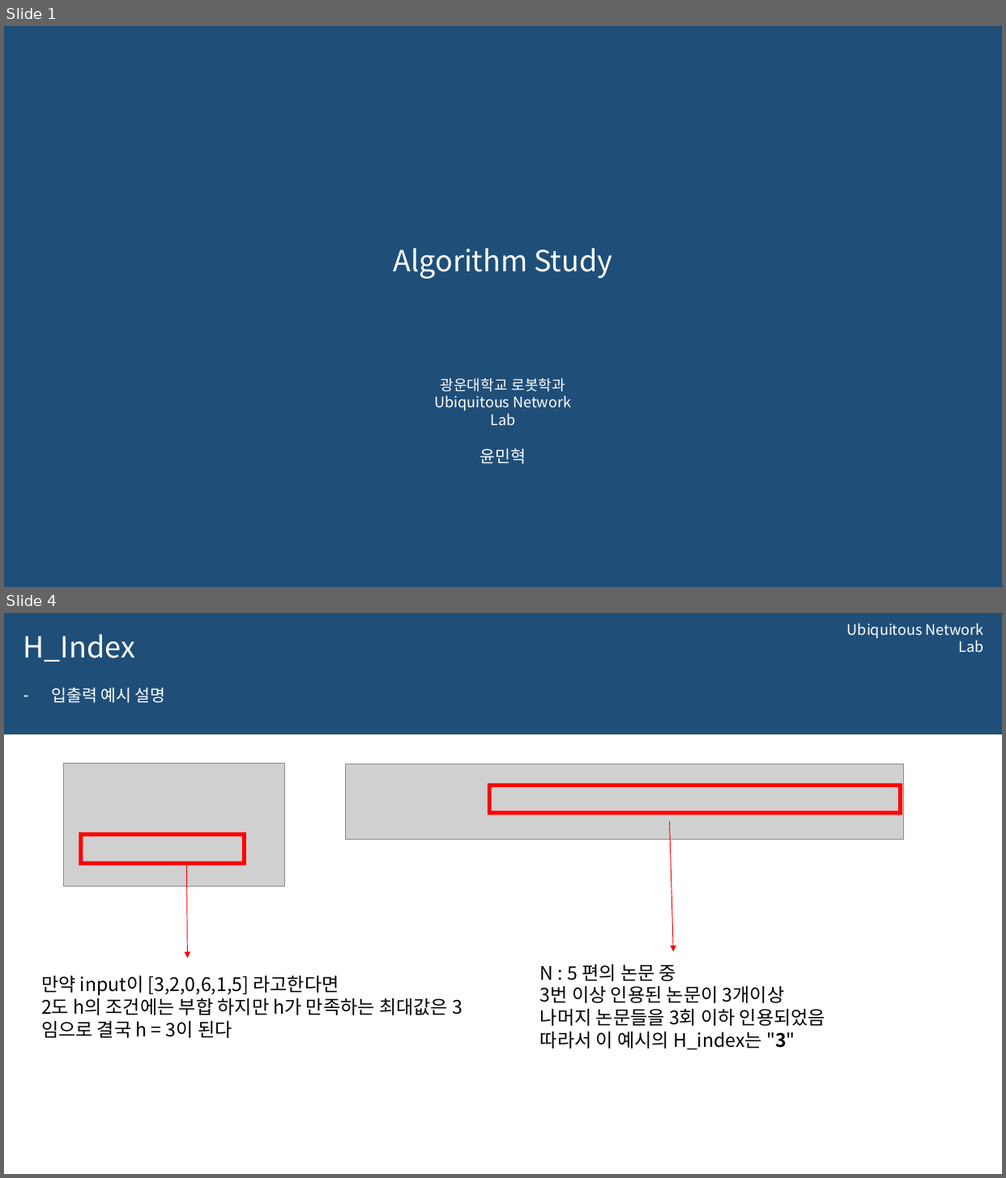
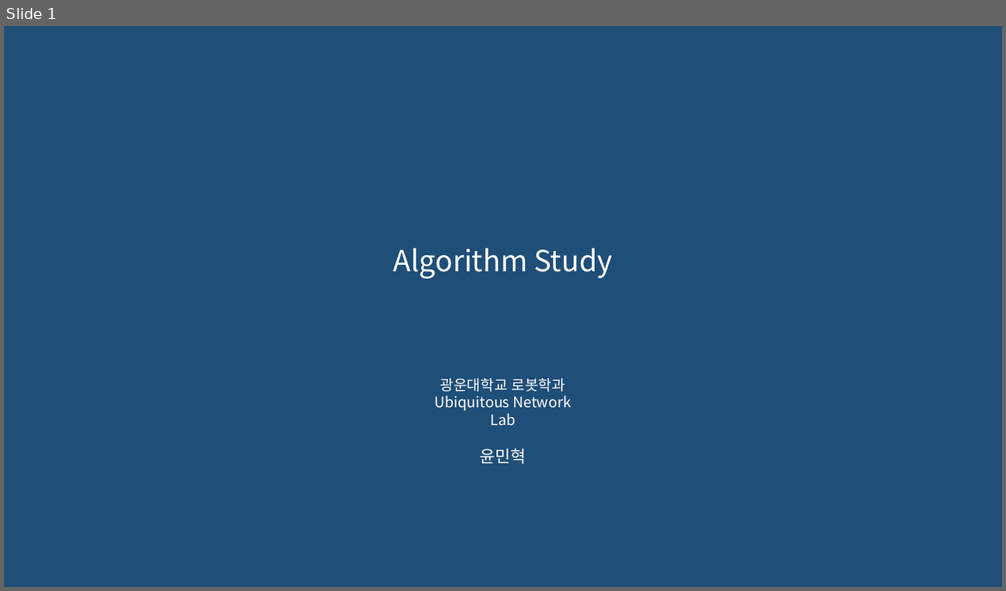
Before and after one commit to 0913ktg/Algorithm_Study, a slide deck: week_3/ppt/MinhyeokYun.pptx. Shown one above the other, each under a label of ours: slides 1 and 4 before the commit, slide 1 after it; the slides between them are not shown. The pictures are 1006x1178 and 1006x591 pixels, drawn with LibreOffice and Linux fonts; fonts in the diff are those of the drawing; grey boxes stand for pictures; background and template pictures are left out. Boxes give left, top, right and bottom in pixels: in the first picture for what was removed or moved away, otherwise in the second. Text is boxed around its words. In the diff, an @@ line names an element or a change of style, - is before the commit and + after.

```diff
--- a/week_3/ppt/MinhyeokYun.pptx
+++ b/week_3/ppt/MinhyeokYun.pptx
@@ slide 4 removed at (4,613,1002,1174), background #FFFFFF @@
@@ rectangle removed at (4,613,1002,735) @@
@@ title removed at (23,634,135,662) @@
-H_Index
@@ text removed at (847,623,984,652) @@
-Ubiquitous Network Lab
@@ text removed at (51,688,166,703) @@
-– 입출력 예시 설명
@@ picture removed at (63,764,285,886) @@
@@ picture removed at (345,764,904,840) @@
@@ frame removed at (488,784,902,815) @@
@@ arrow removed from (670, 822) to (673, 952) @@
@@ frame removed at (79,833,246,865) @@
@@ arrow removed from (187, 866) to (187, 958) @@
@@ text removed at (41,976,448,1038) @@
-만약 input이 [3,2,0,6,1,5] 라고한다면
-2도 h의 조건에는 부합 하지만 h가 만족하는 최대값은 3임으로 결국 h = 3이 된다
@@ text removed at (540,965,825,1050) @@
-N : 5 편의 논문 중
-3번 이상 인용된 논문이 3개이상
-나머지 논문들을 3회 이하 인용되었음
-따라서 이 예시의 H_index는 "3"
```
Also in this commit, not shown: 6 slides added, 8 other slides removed, 2 other files.
